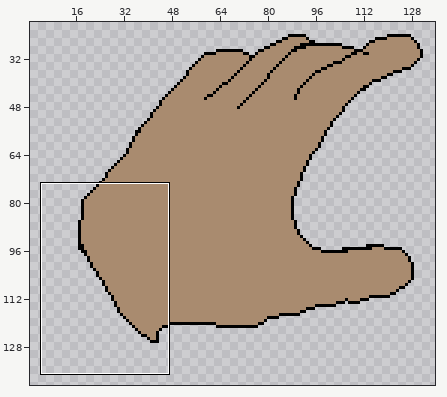
Pixel-art file -- Assets/Sprites/aseprite files/hand-left.aseprite. Above: a wide view before the commit, with the close-up outlined.
Close-up. Old version:
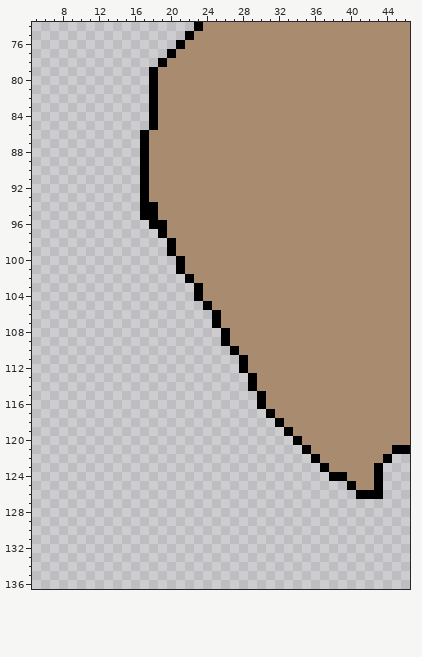
144x144 pixels, 1 frame. Shown: x 5..46, y 74..136. The wide view leaves out empty margins.
The result:
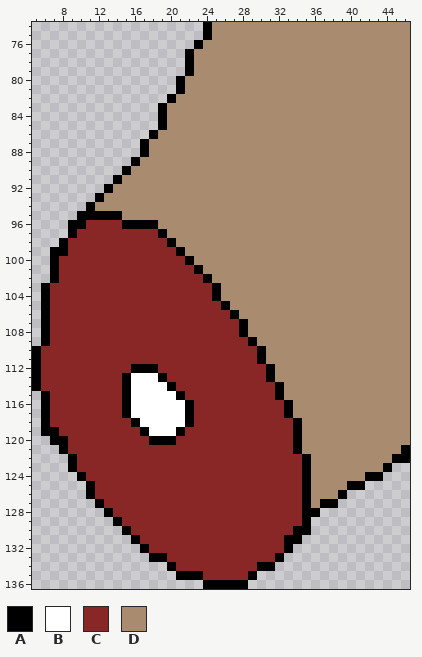
Palette (. is transparent): A #000000  B #ffffff  C #892626  D #a98b6f
The edit:
Changed rows in their new state; - is an unchanged pixel.
first column x 5:
 74 ------------------.A----------------------
 75 -----------------..A----------------------
 76 ----------------..A-----------------------
 77 ---------------..A------------------------
 78 --------------...A------------------------
 79 -------------....A------------------------
 80 -------------...A-------------------------
 81 -------------...A-------------------------
 82 -------------..A--------------------------
 83 -------------.A---------------------------
 84 -------------.A---------------------------
 85 -------------.A---------------------------
 86 ------------.A----------------------------
 89 -----------AD-----------------------------
 90 ----------ADD-----------------------------
 91 ---------ADDD-----------------------------
 92 --------ADDDD-----------------------------
 93 -------ADDDDD-----------------------------
 94 ------ADDDDDDD----------------------------
 95 -----AAAAADDDD----------------------------
 96 ----AACCCCAAA-D---------------------------
 97 ----ACCCCCCCCC----------------------------
 98 ---ACCCCCCCCCCC---------------------------
 99 --AACCCCCCCCCCCCA-------------------------
100 --ACCCCCCCCCCCCCCA------------------------
101 --ACCCCCCCCCCCCCCCA-----------------------
102 --ACCCCCCCCCCCCCCCCA----------------------
103 -ACCCCCCCCCCCCCCCCCCA---------------------
104 -ACCCCCCCCCCCCCCCCCCA---------------------
105 -ACCCCCCCCCCCCCCCCCCCA--------------------
106 -ACCCCCCCCCCCCCCCCCCCCA-------------------
107 -ACCCCCCCCCCCCCCCCCCCCCA------------------
108 -ACCCCCCCCCCCCCCCCCCCCCA------------------
109 -ACCCCCCCCCCCCCCCCCCCCCCA-----------------
110 ACCCCCCCCCCCCCCCCCCCCCCCCA----------------
111 ACCCCCCCCCCCCCCCCCCCCCCCCA----------------
112 ACCCCCCCCCCAAACCCCCCCCCCCCA---------------
113 ACCCCCCCCCABBBACCCCCCCCCCCA---------------
114 ACCCCCCCCCABBBBACCCCCCCCCCCA--------------
115 -ACCCCCCCCABBBBBACCCCCCCCCCA--------------
116 -ACCCCCCCCABBBBBBACCCCCCCCCCA-------------
117 -ACCCCCCCCABBBBBBACCCCCCCCCCA-------------
118 -ACCCCCCCCCABBBBBACCCCCCCCCCCA------------
119 -AACCCCCCCCCABBBACCCCCCCCCCCCA------------
120 --AACCCCCCCCCAAACCCCCCCCCCCCC-------------
121 ---ACCCCCCCCCCCCCCCCCCCCCCCCCAD---------D-
122 ----ACCCCCCCCCCCCCCCCCCCCCCCCCAD-------DAA
123 ----ACCCCCCCCCCCCCCCCCCCCCCCCCADD-----DA--
124 -----ACCCCCCCCCCCCCCCCCCCCCCCCADDDD--A----
125 ------ACCCCCCCCCCCCCCCCCCCCCCCADDDD-A..---
126 ------ACCCCCCCCCCCCCCCCCCCCCCCADDDA-...---
127 -------ACCCCCCCCCCCCCCCCCCCCCCADAA--------
128 --------ACCCCCCCCCCCCCCCCCCCCCAA----------
129 ---------ACCCCCCCCCCCCCCCCCCCCA-----------
130 ----------ACCCCCCCCCCCCCCCCCCAA-----------
131 -----------ACCCCCCCCCCCCCCCCAA------------
132 ------------ACCCCCCCCCCCCCCCA-------------
133 -------------AACCCCCCCCCCCCA--------------
134 ---------------ACCCCCCCCCAA---------------
135 ----------------AAACCCCCA-----------------
136 -------------------AAAAA------------------
